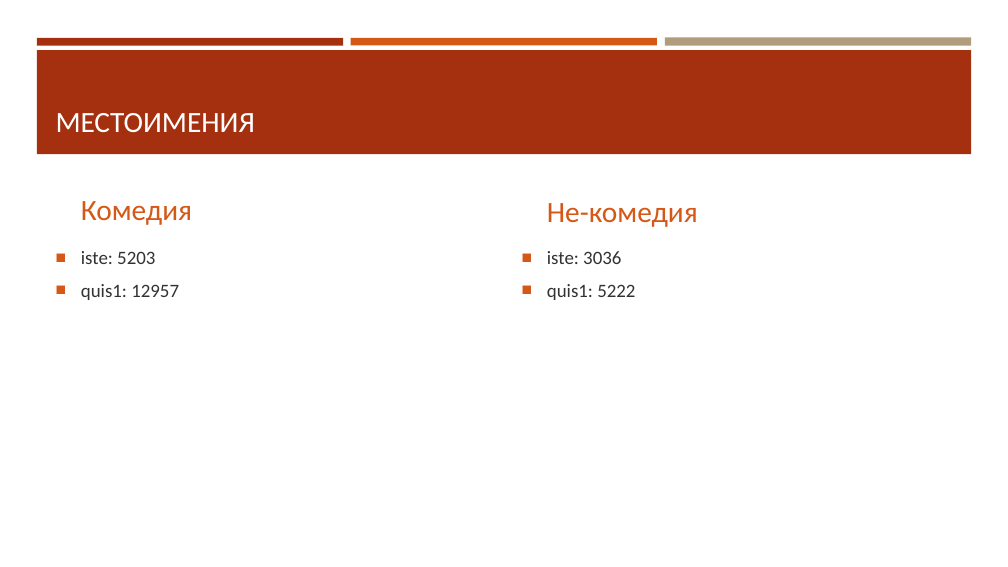
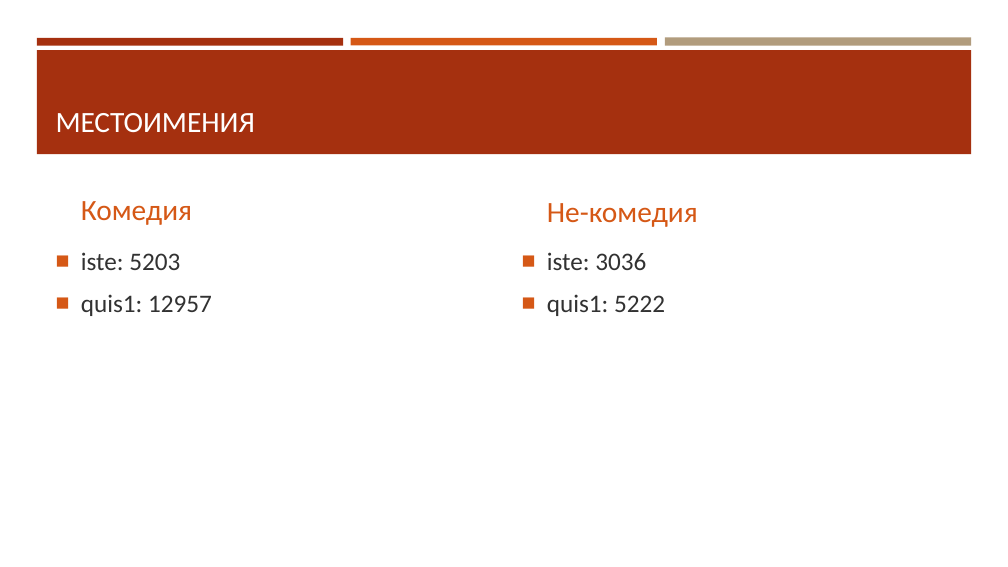
Before and after one commit to BunnyNoBugs/Latin-comedy, a slide deck: slide 7 of ОБЗОР ЛЕКСИКИ КОМЕДИИ.pptx. Drawn at 1008x567 pixels with LibreOffice and Linux fonts; fonts in the diff are those of the drawing. Boxes give left, top, right and bottom in pixels: in the first picture for what was removed or moved away, otherwise in the second. Text is boxed around its words. In the diff, an @@ line names an element or a change of style, - is before the commit and + after.

```diff
--- a/ОБЗОР ЛЕКСИКИ КОМЕДИИ.pptx
+++ b/ОБЗОР ЛЕКСИКИ КОМЕДИИ.pptx
@@ text "iste: 5203" at <box>81,252,212,316</box>: size 18 to 24 pt; more space between paragraphs @@
@@ text "iste: 3036" at <box>547,252,665,316</box>: size 18 to 24 pt; more space between paragraphs @@
```
Also in this commit, not shown: 4 other slides changed, 2 slides added, 1 other file.
